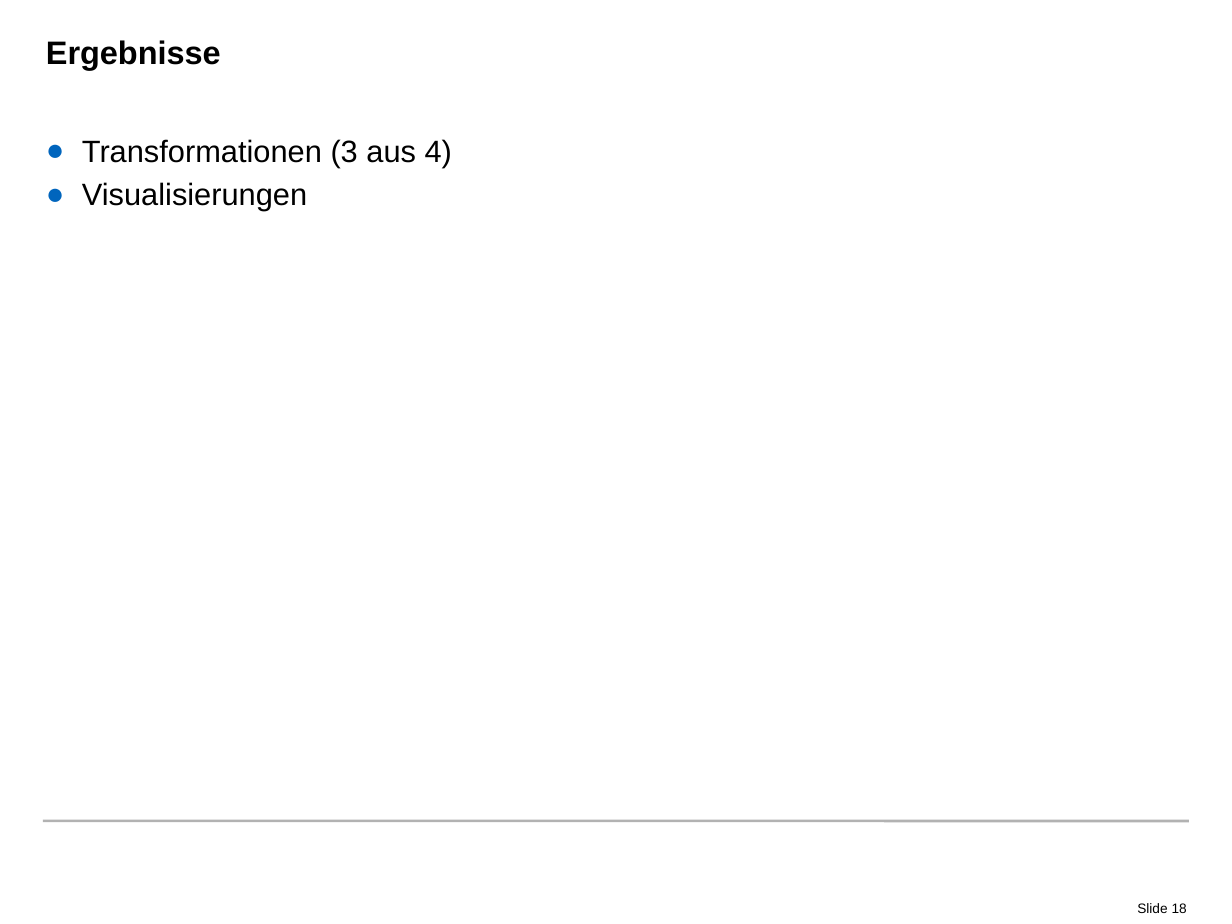
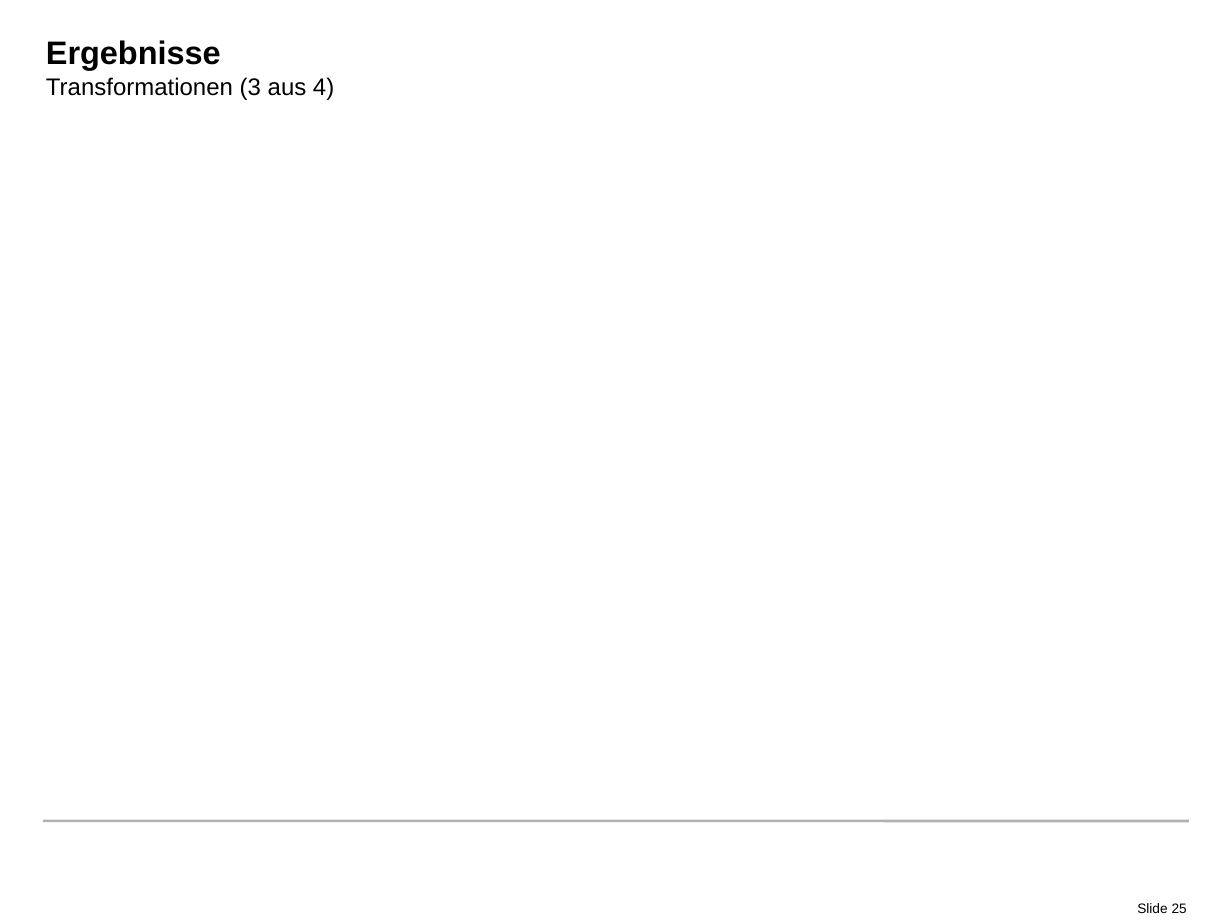
Before and after one commit to radke-tum/idp, a slide deck: slide 25 of pssif/doc/PSSIF.pptx (slide 18 before the commit). Drawn at 1232x924 pixels with LibreOffice and Linux fonts; fonts in the diff are those of the drawing; background and template pictures are left out. Boxes give left, top, right and bottom in pixels: in the first picture for what was removed or moved away, otherwise in the second. Text is boxed around its words. In the diff, an @@ line names an element or a change of style, - is before the commit and + after.

```diff
--- a/pssif/doc/PSSIF.pptx
+++ b/pssif/doc/PSSIF.pptx
@@ title at (x1=46, y1=40, x2=334, y2=100): text changed; size 19 to 14 pt; bold off @@
-Ergebnisse
+Ergebnisse
+Transformationen (3 aus 4)
@@ text removed at (x1=82, y1=139, x2=452, y2=211) @@
-● Transformationen (3 aus 4)
-● Visualisierungen
@@ page number at (x1=1137, y1=903, x2=1187, y2=913): text changed @@
-Slide 18
+Slide 25
```
Also in this commit, not shown: 7 other slides changed, 13 slides added, 4 slides removed.
